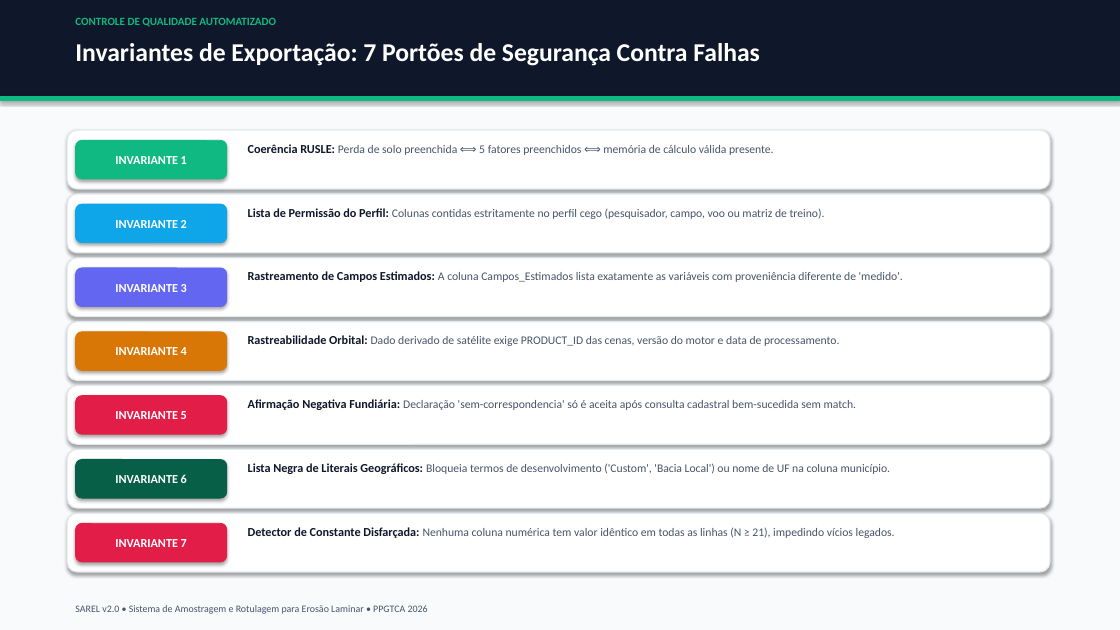
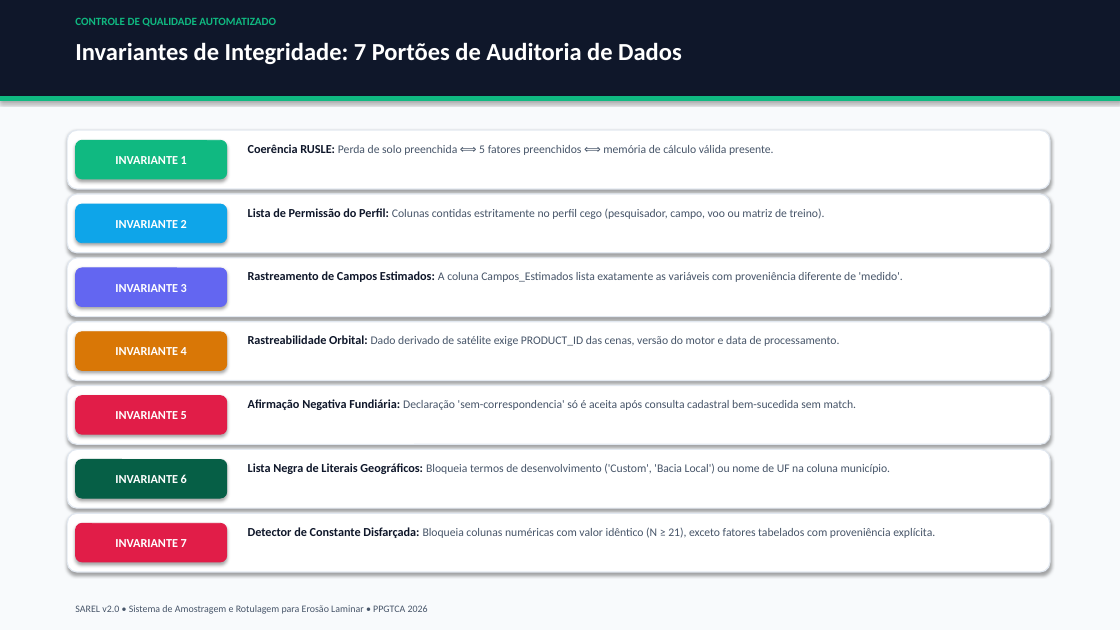
Before and after one commit to RedZardoz/localizador-erosao-v02, a slide deck: slide 12 of Apresentacao_SAREL_PPGTCA_2026.pptx. Drawn at 1120x630 pixels with LibreOffice and Linux fonts; fonts in the diff are those of the drawing. Boxes give left, top, right and bottom in pixels: in the first picture for what was removed or moved away, otherwise in the second. Text is boxed around its words. In the diff, an @@ line names an element or a change of style, - is before the commit and + after.

```diff
--- a/Apresentacao_SAREL_PPGTCA_2026.pptx
+++ b/Apresentacao_SAREL_PPGTCA_2026.pptx
@@ text at (75,42,682,64): text changed; size 22 to 21 pt @@
-Invariantes de Exportação: 7 Portões de Segurança Contra Falhas
+Invariantes de Integridade: 7 Portões de Auditoria de Dados
@@ text at (248,527,935,538): text changed @@
-Detector de Constante Disfarçada: Nenhuma coluna numérica tem valor idêntico em todas as linhas (N ≥ 21), impedindo vícios legados.
+Detector de Constante Disfarçada: Bloqueia colunas numéricas com valor idêntico (N ≥ 21), exceto fatores tabelados com proveniência explícita.
```
Also in this commit, not shown: 11 other slides changed, 2 slides added, 1 slide removed, 3 other files.
